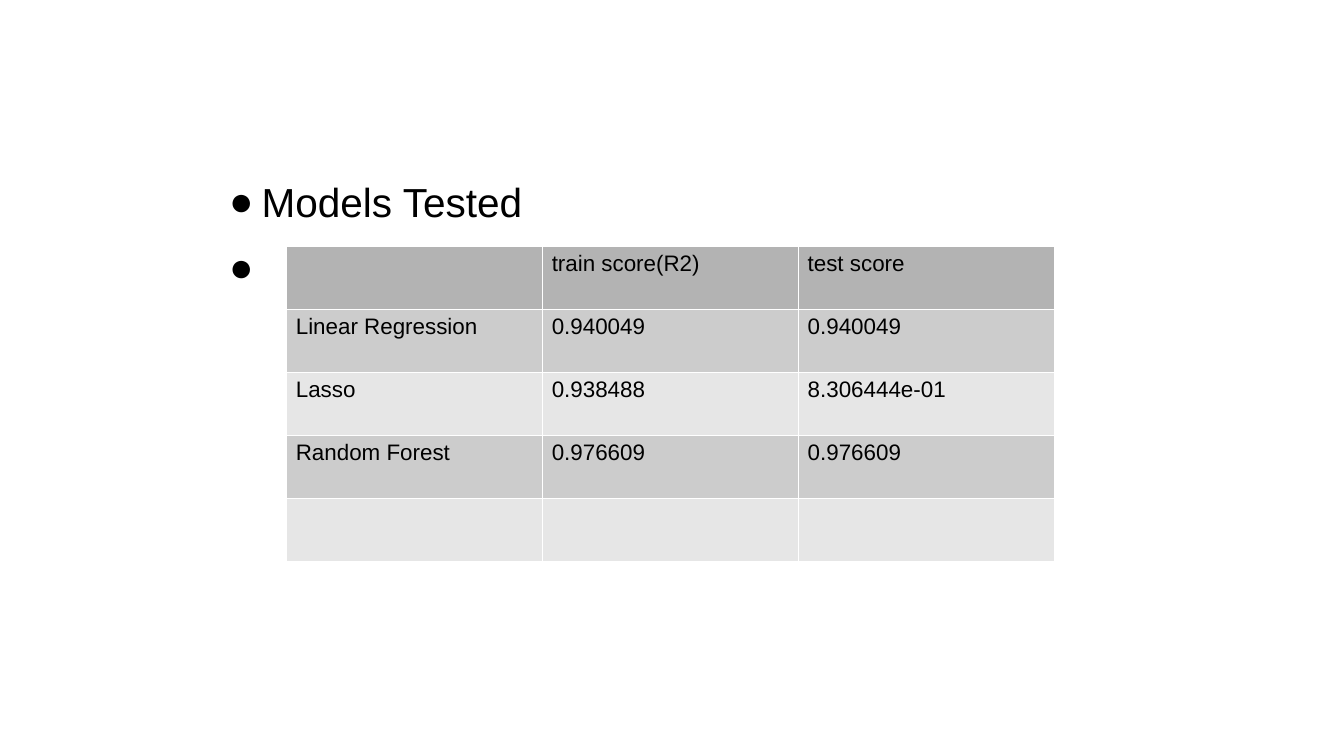
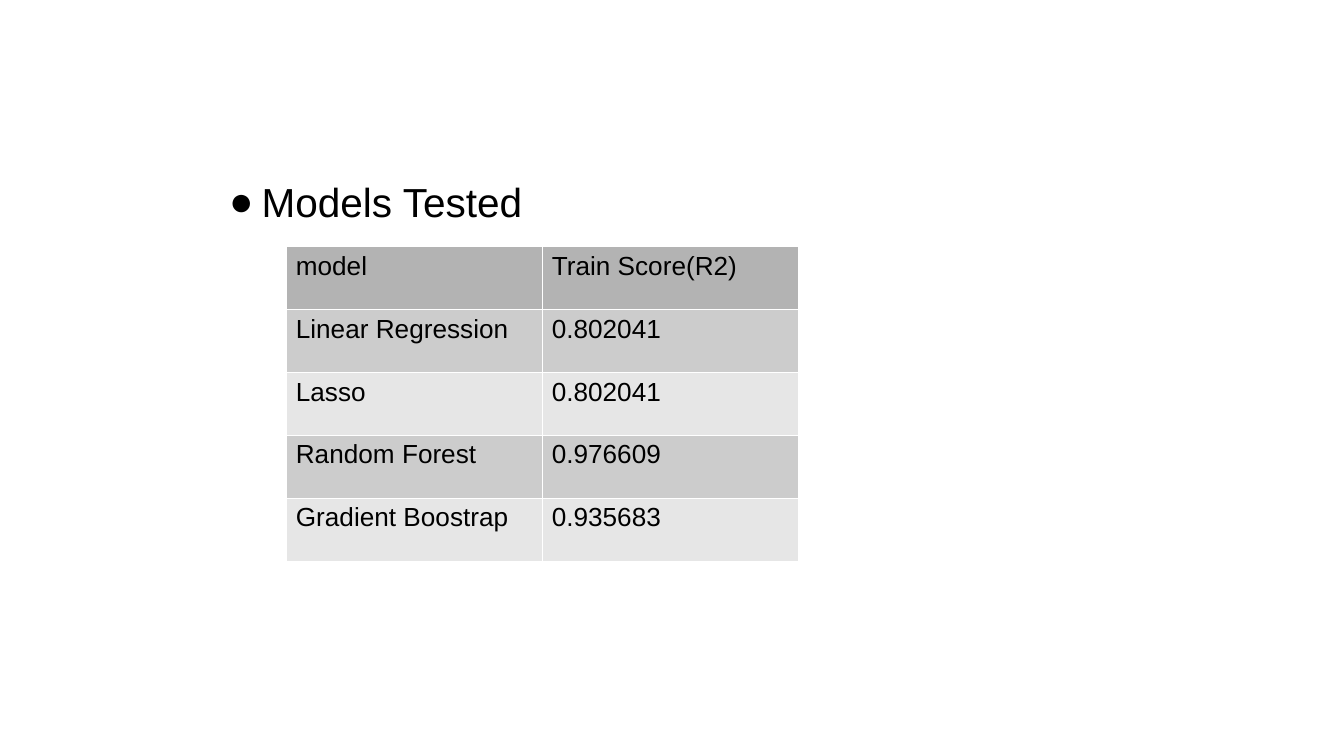
Before and after one commit to bariki/house-prices-predicition, a slide deck: slide 29 of Presentation.pptx. Drawn at 1344x756 pixels with LibreOffice and Linux fonts; fonts in the diff are those of the drawing. Boxes give left, top, right and bottom in pixels: in the first picture for what was removed or moved away, otherwise in the second. Text is boxed around its words. In the diff, an @@ line names an element or a change of style, - is before the commit and + after.

```diff
--- a/Presentation.pptx
+++ b/Presentation.pptx
@@ table at <box>286,247,797,562</box> @@
-column 1:  | Linear Regression | Lasso | Random Forest | 
-column 2: train score(R2) | 0.940049 | 0.938488 | 0.976609 | 
-column 3: test score | 0.940049 | 8.306444e-01 | 0.976609 | 
+column 1: model | Linear Regression | Lasso | Random Forest | Gradient Boostrap
+column 2: Train Score(R2) | 0.802041 | 0.802041 | 0.976609 | 0.935683
@@ table: place and size @@
-table at <box>286,247,1054,688</box>
+table at <box>286,247,797,562</box>
```
Also in this commit, not shown: 3 other slides changed, 3 slides added, 2 slides removed.
